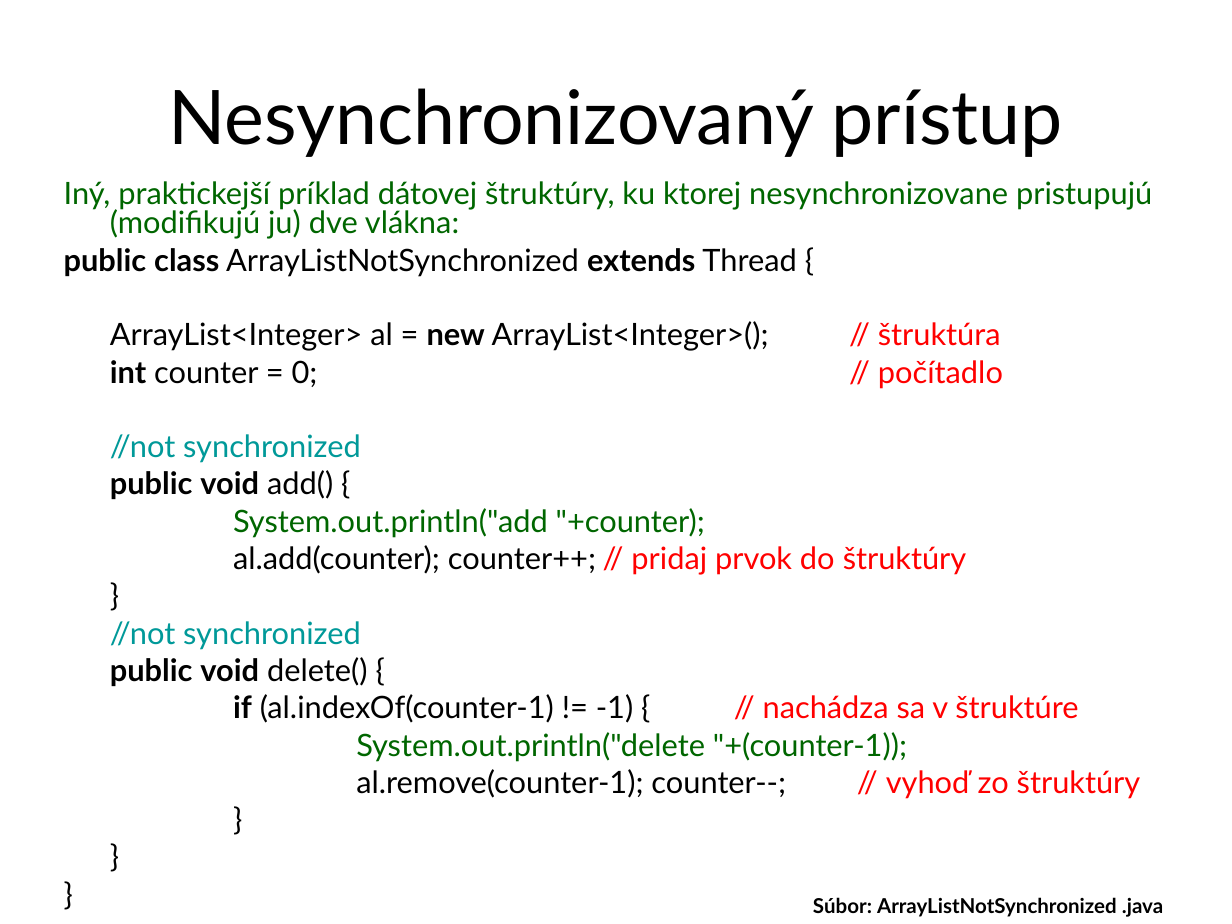
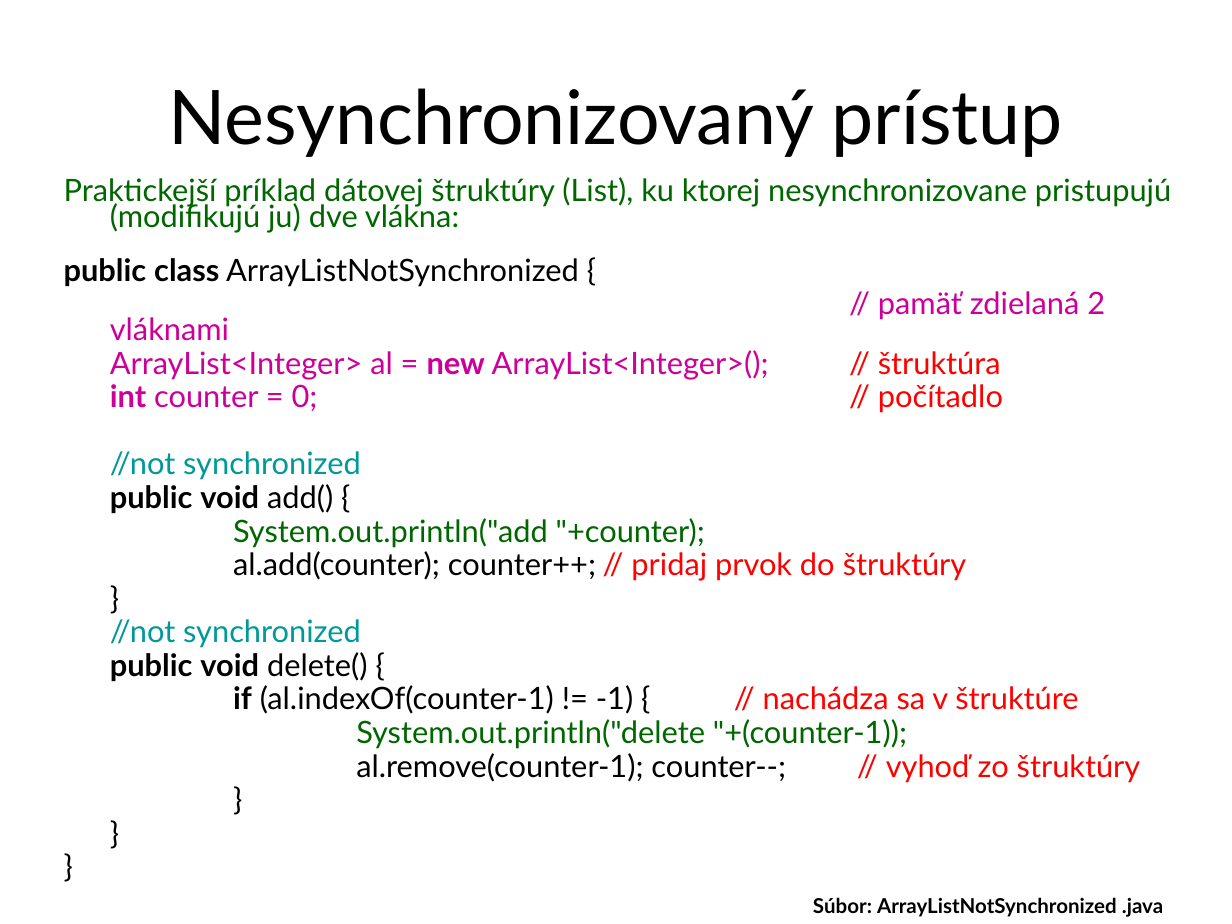
Before and after one commit to Programovanie4/Prednasky, a slide deck: slide 14 of 10/10_java.ppt. Drawn at 1232x924 pixels with LibreOffice and Linux fonts; fonts in the diff are those of the drawing. Boxes give left, top, right and bottom in pixels: in the first picture for what was removed or moved away, otherwise in the second. Text is boxed around its words. In the diff, an @@ line names an element or a change of style, - is before the commit and + after.

```diff
--- a/10/10_java.ppt
+++ b/10/10_java.ppt
@@ text at box(64, 177, 1171, 341): text changed @@
-Iný, praktickejší príklad dátovej štruktúry, ku ktorej nesynchronizovane pristupujú (modifikujú ju) dve vlákna:
-public class ArrayListNotSynchronized extends Thread {
+Praktickejší príklad dátovej štruktúry (List), ku ktorej nesynchronizovane pristupujú (modifikujú ju) dve vlákna:
+public class ArrayListNotSynchronized {
+// pamäť zdielaná 2 vláknami
@@ text at box(110, 350, 1141, 783): text colour #000000 to #CC0099 in "ArrayList<Integer> al = new ArrayList<Integer>();", "int counter = 0;"; line spacing 0.8 to 0.7 @@
```
Also in this commit, not shown: 16 other slides changed, 6 slides added, 6 slides removed, 4 other files.
